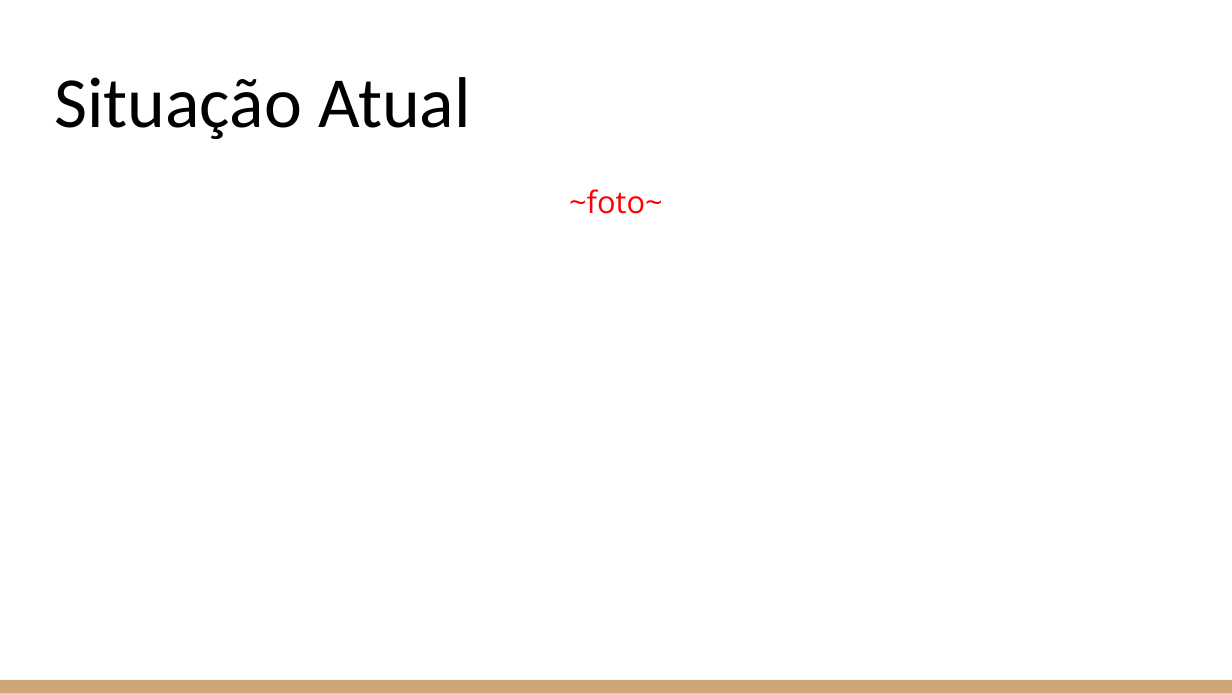
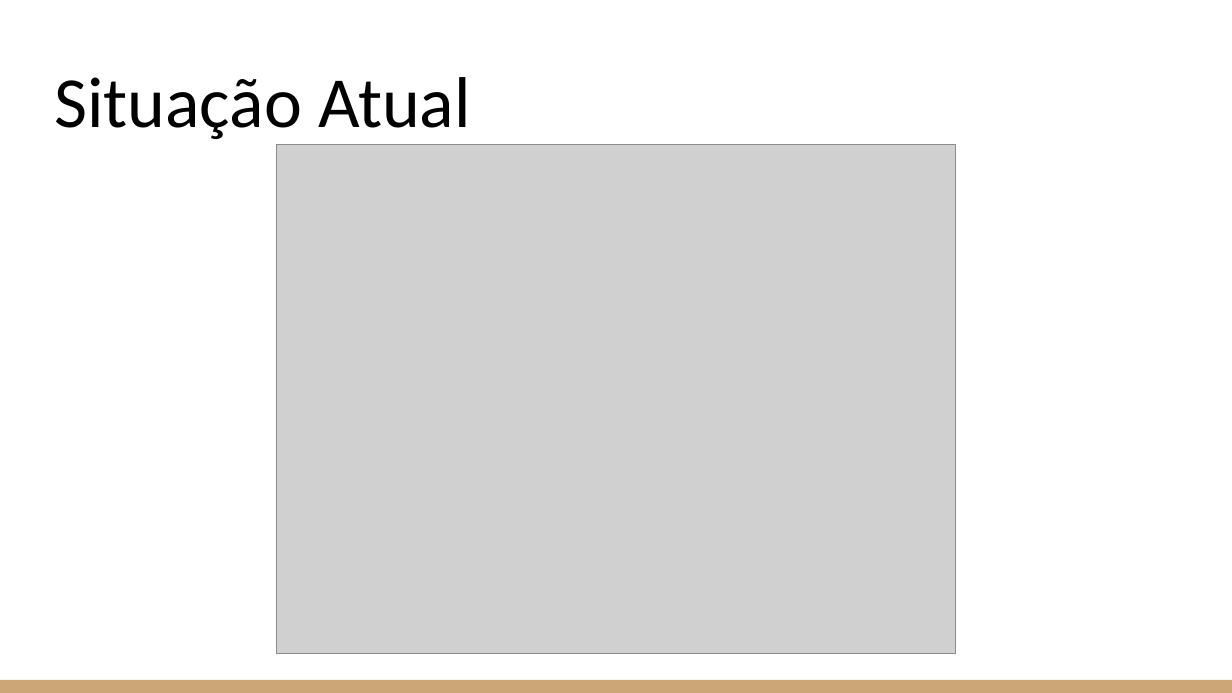
Before and after one commit to PatoCinza/Simulacao-ferry-boat, a slide deck: slide 4 of ESTUDO PARA REDUÇÃO DE FILAS NO FERRY BOAT.pptx. Drawn at 1232x693 pixels with LibreOffice and Linux fonts; fonts in the diff are those of the drawing; grey boxes stand for pictures. Boxes give left, top, right and bottom in pixels: in the first picture for what was removed or moved away, otherwise in the second. Text is boxed around its words. In the diff, an @@ line names an element or a change of style, - is before the commit and + after.

Commit message:
apresentação final

```diff
--- a/ESTUDO PARA REDUÇÃO DE FILAS NO FERRY BOAT.pptx
+++ b/ESTUDO PARA REDUÇÃO DE FILAS NO FERRY BOAT.pptx
@@ picture added at (x1=276, y1=144, x2=955, y2=653) @@
@@ text removed at (x1=569, y1=189, x2=663, y2=214) @@
-~foto~
```
Also in this commit, not shown: 1 other slide changed, 2 slides added.
